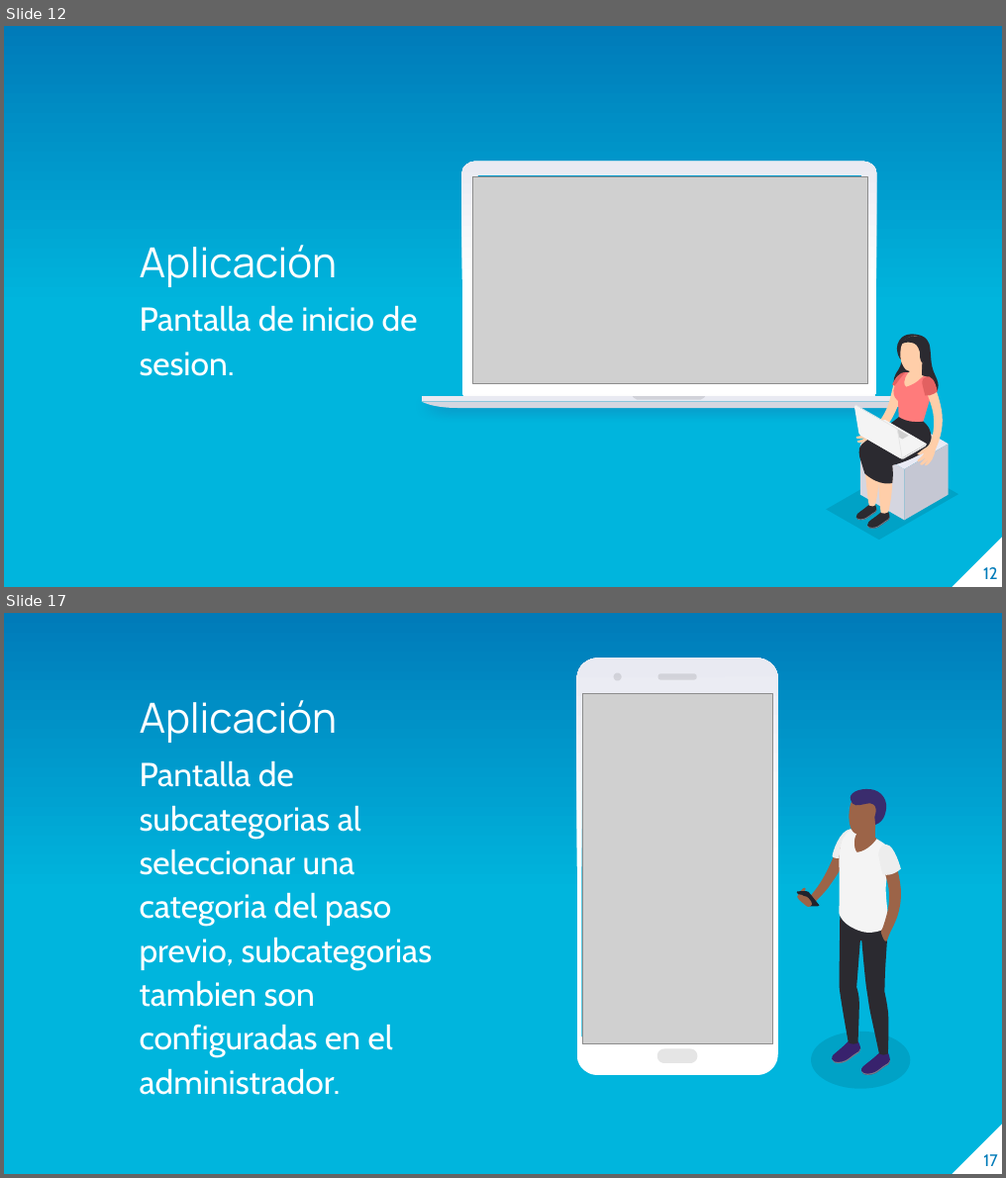
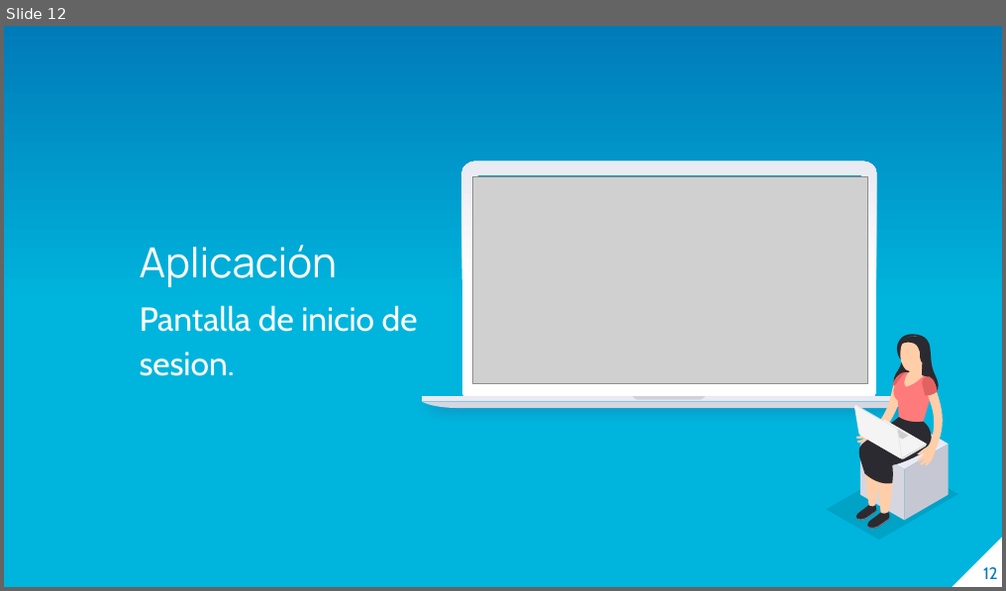
Before and after one commit to lcoronelcosta/integradora, a slide deck: Segundo Borrador - Luis Coronel.pptx. Shown one above the other, each under a label of ours: slides 12 and 17 before the commit, slide 12 after it; the slides between them are not shown. The pictures are 1006x1178 and 1006x591 pixels, drawn with LibreOffice and Linux fonts; fonts in the diff are those of the drawing; grey boxes stand for pictures. Boxes give left, top, right and bottom in pixels: in the first picture for what was removed or moved away, otherwise in the second. Text is boxed around its words. In the diff, an @@ line names an element or a change of style, - is before the commit and + after.

```diff
--- a/Segundo Borrador - Luis Coronel.pptx
+++ b/Segundo Borrador - Luis Coronel.pptx
@@ slide 17 removed at [4,613,1002,1174], background gradient #00B5DD to #007BB9; not listed: 1 template element that a slide beside it also shows @@
@@ text removed at [140,700,433,1095] @@
-Aplicación
-Pantalla de subcategorias al seleccionar una categoria del paso previo, subcategorias tambien son configuradas en el administrador.
@@ picture removed at [583,694,773,1045] @@
@@ group removed at [577,658,778,1075]: 4 freeform shapes @@
@@ group removed at [796,789,910,1089]: 16 freeform shapes @@
@@ page number removed at [983,1155,997,1166] @@
-17
```
Also in this commit, not shown: 14 slides changed, 1 slide added, 1 other slide removed, 5 other files.
